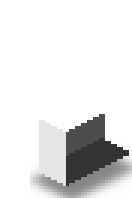
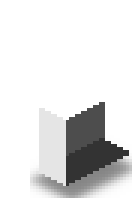
Layers edited between the first and the second 132×198 image:
painted on "Top half" over bbox(39, 102, 105, 132)
painted on "Front" over bbox(39, 108, 66, 132)
painted on "Side" over bbox(39, 102, 105, 114)
